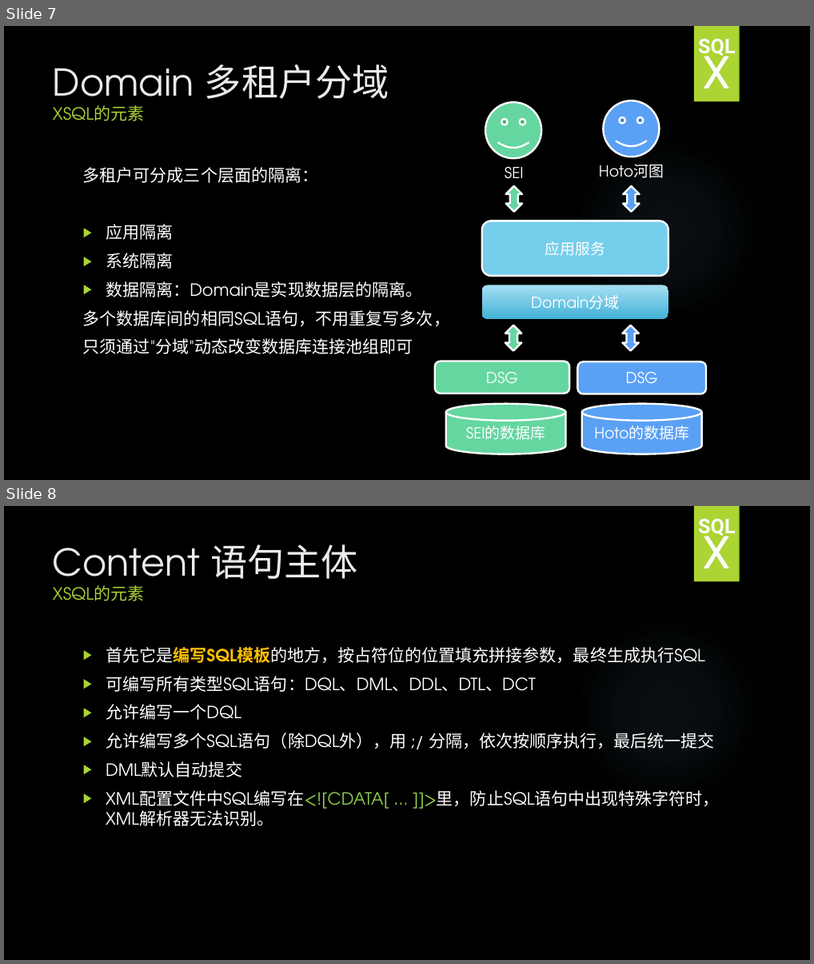
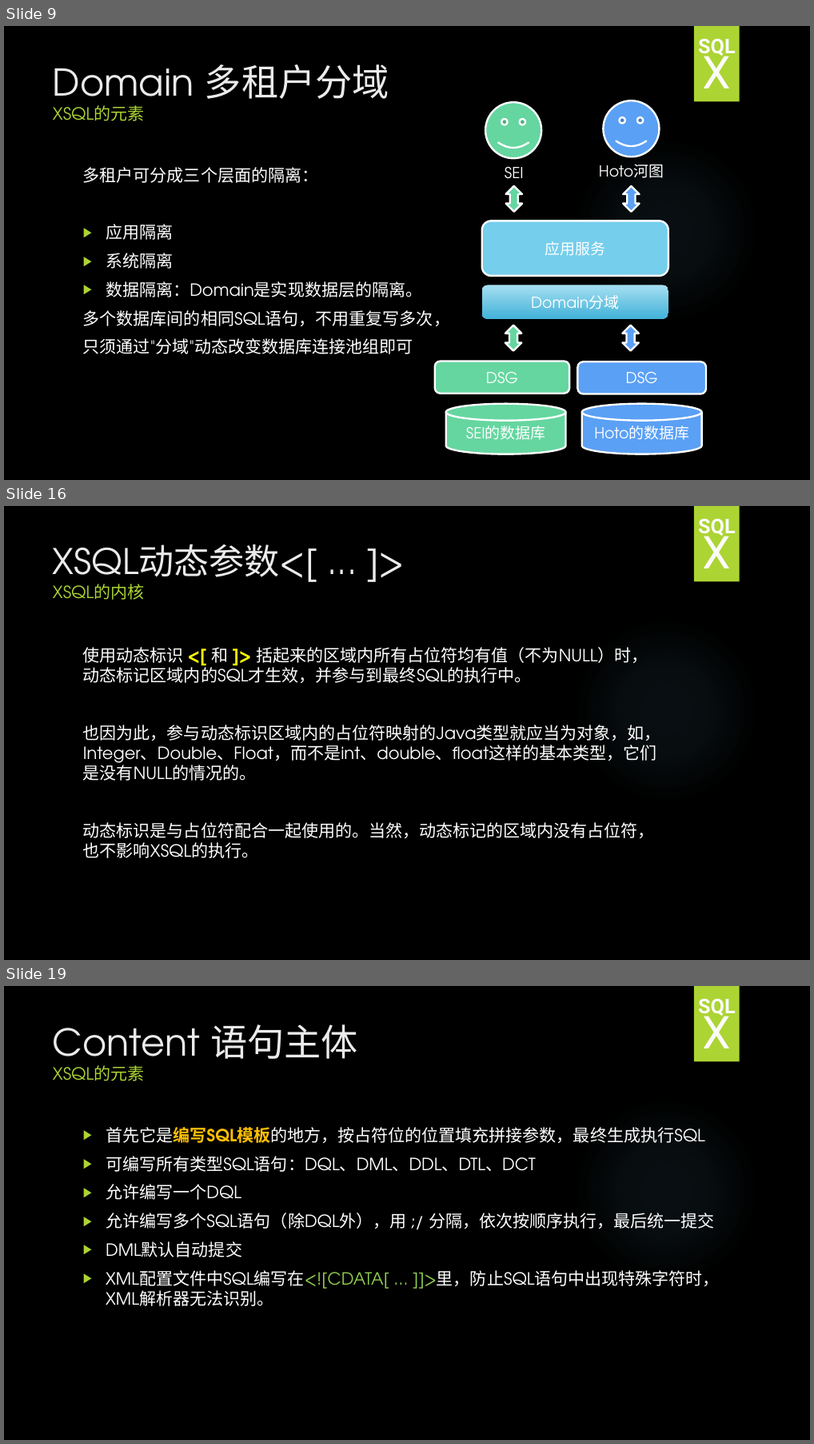
Before and after one commit to HY-ZhengWei/hy.common.XJava, a slide deck: doc/XSQL技术交流.pptx. Shown one above the other, each under a label of ours: slides 7 and 8 before the commit, slides 9, 16 and 19 after it; the slides between them are not shown. The pictures are 814x964 and 814x1444 pixels, drawn with LibreOffice and Linux fonts; fonts in the diff are those of the drawing; background and template pictures are left out. Boxes give left, top, right and bottom in pixels: in the first picture for what was removed or moved away, otherwise in the second. Text is boxed around its words. In the diff, an @@ line names an element or a change of style, - is before the commit and + after.

```diff
--- a/doc/XSQL技术交流.pptx
+++ b/doc/XSQL技术交流.pptx
@@ slide 16 added at <box>4,506,810,960</box>, background picture (left out); not listed: 2 template elements that a slide beside it also shows @@
@@ text added at <box>698,519,736,539</box>, 24 pt, text pattern #EBEBEB on #FBFBFB, bold @@
+SQL
@@ text added at <box>702,527,730,568</box>, 54 pt, text pattern #EBEBEB on #FBFBFB @@
+X
@@ title added at <box>53,544,318,600</box>, 42 pt, text #EBEBEB @@
+XSQL动态参数<[ ... ]>
+XSQL的内核
@@ text added at <box>83,647,662,858</box>, 20 pt, text #FFFFFF @@
+使用动态标识 <[ 和 ]> 括起来的区域内所有占位符均有值（不为NULL）时，动态标记区域内的SQL才生效，并参与到最终SQL的执行中。
+也因为此，参与动态标识区域内的占位符映射的Java类型就应当为对象，如，Integer、Double、Float，而不是int、double、float这样的基本类型，它们是没有NULL的情况的。
+动态标识是与占位符配合一起使用的。当然，动态标记的区域内没有占位符，也不影响XSQL的执行。
@@ what was slide 7 is now slide 9 @@
@@ what was slide 8 is now slide 19 @@
```
Also in this commit, not shown: 3 slides changed, 22 other slides added, 1 slide removed, 3 other files.
